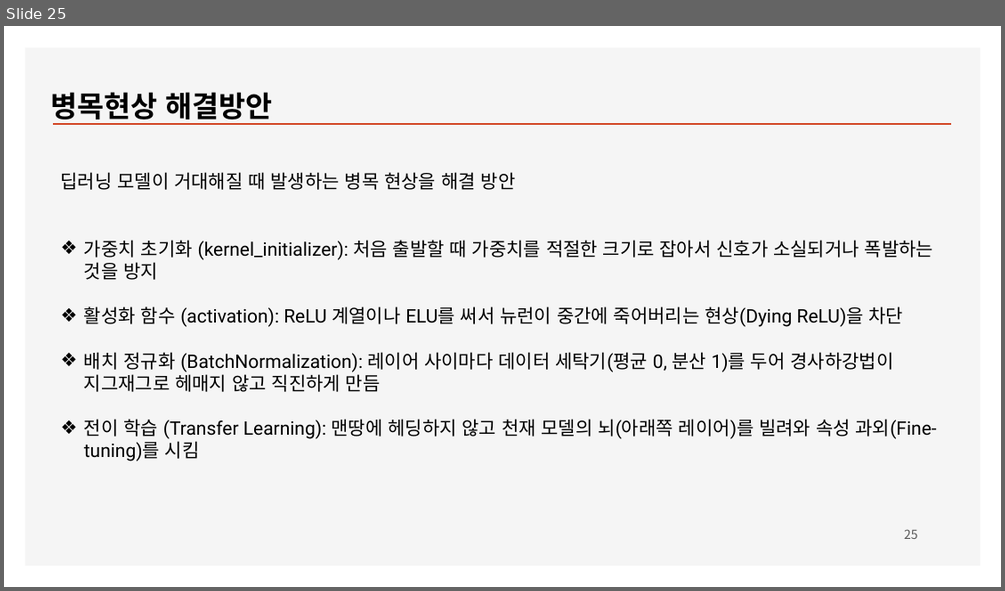
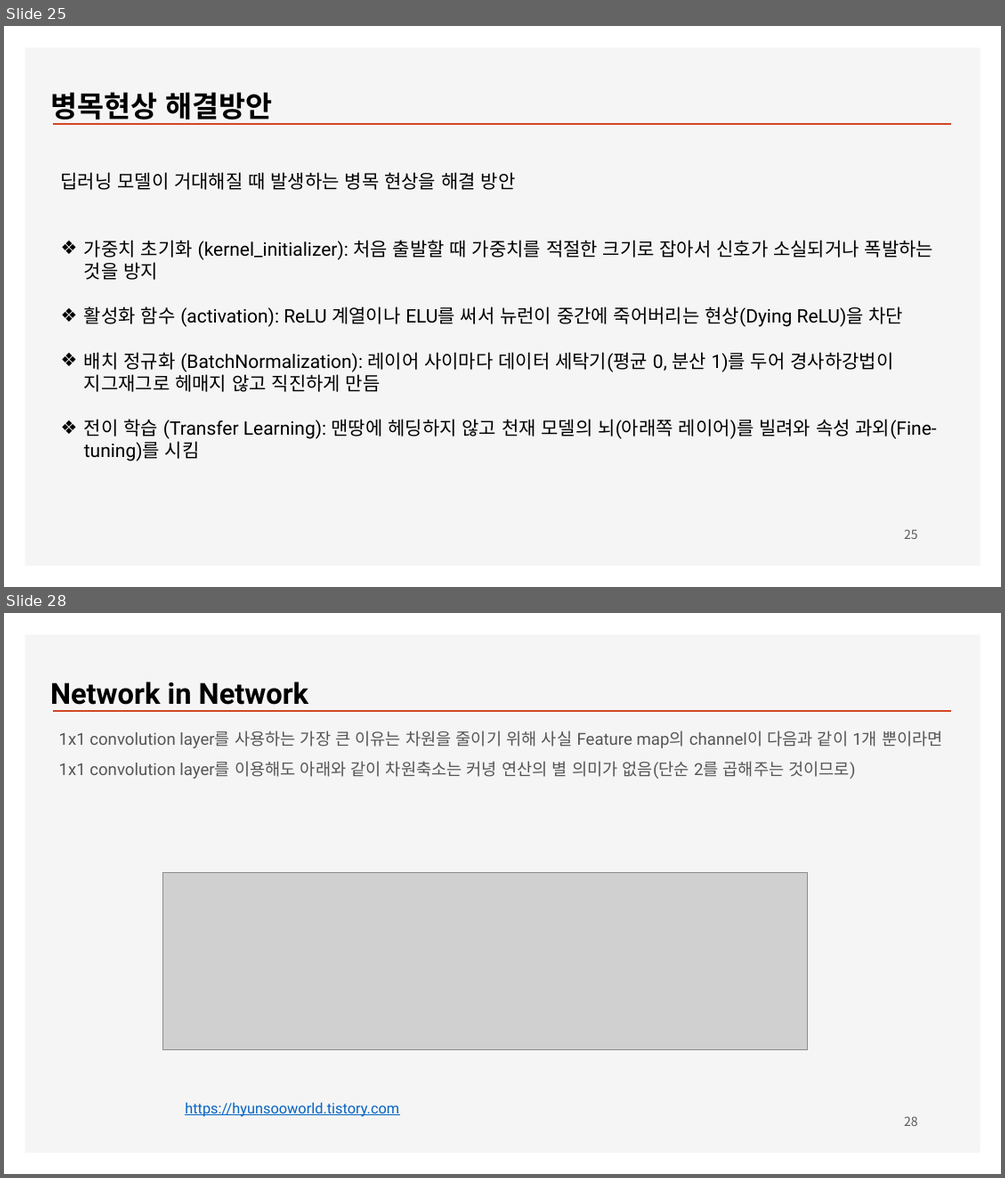
Before and after one commit to ancestor9/2026_Fall_Deep-Learning-with-Python, a slide deck: Chapter 09 ConvNet architecture patterns.pptx. Shown one above the other, each under a label of ours: slide 25 before the commit, slides 25 and 28 after it; the slides between them are not shown. The pictures are 1005x591 and 1005x1178 pixels, drawn with LibreOffice and Linux fonts; fonts in the diff are those of the drawing; grey boxes stand for pictures; background and template pictures are left out. Boxes give left, top, right and bottom in pixels: in the first picture for what was removed or moved away, otherwise in the second. Text is boxed around its words. In the diff, an @@ line names an element or a change of style, - is before the commit and + after.

```diff
--- a/Chapter 09 ConvNet architecture patterns.pptx
+++ b/Chapter 09 ConvNet architecture patterns.pptx
@@ slide 28 added at [4,613,1001,1174], background #FFFFFF; not listed: 2 template elements that a slide beside it also shows @@
@@ text added at [50,682,309,711], 28 pt, text #000000, bold @@
+Network in Network
@@ text added at [59,730,943,779], 16 pt, text #555555 @@
+1x1 convolution layer를 사용하는 가장 큰 이유는 차원을 줄이기 위해 사실 Feature map의 channel이 다음과 같이 1개 뿐이라면 1x1 convolution layer를 이용해도 아래와 같이 차원축소는 커녕 연산의 별 의미가 없음(단순 2를 곱해주는 것이므로)
@@ picture added at [162,873,808,1049] @@
@@ text added at [185,1102,399,1117], 14 pt, text #0563C1, underline @@
+https://hyunsooworld.tistory.com
@@ page number added at [904,1116,918,1126], 12 pt, text #595959 @@
+28
```
Also in this commit, not shown: 4 other slides added.
